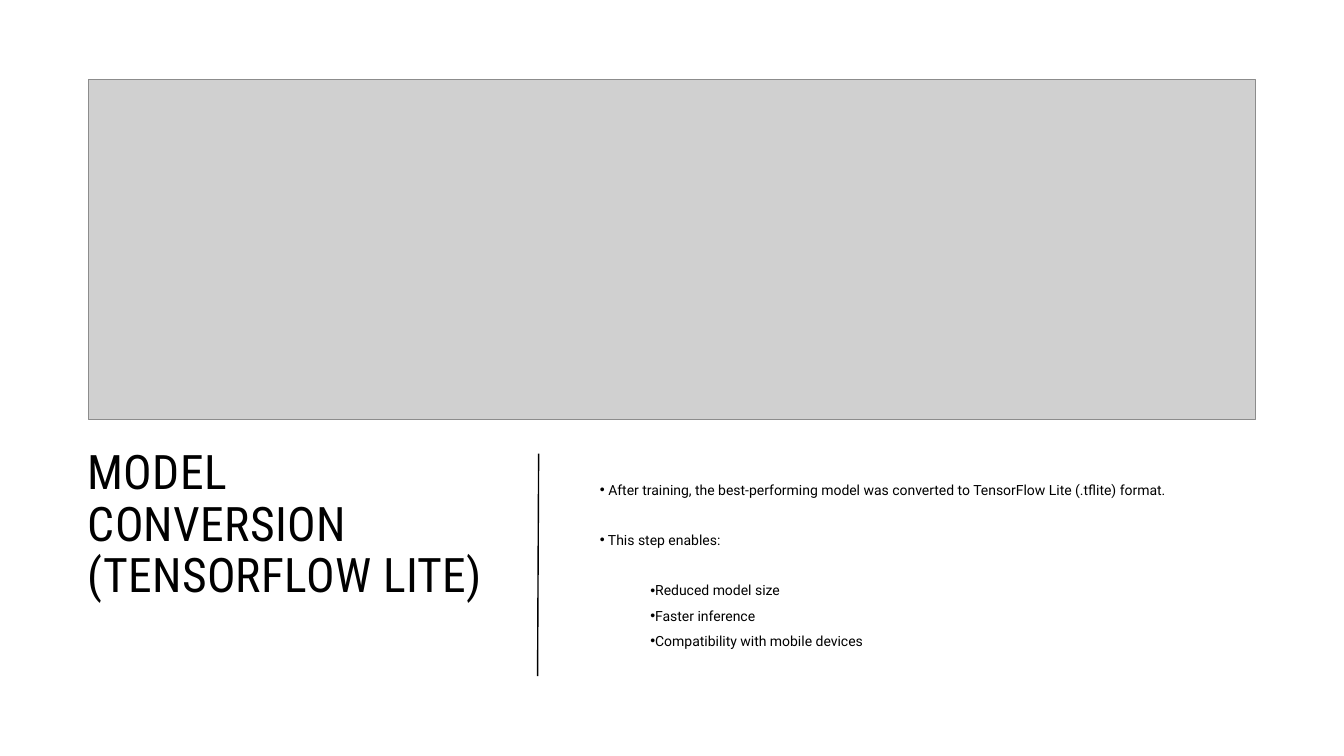
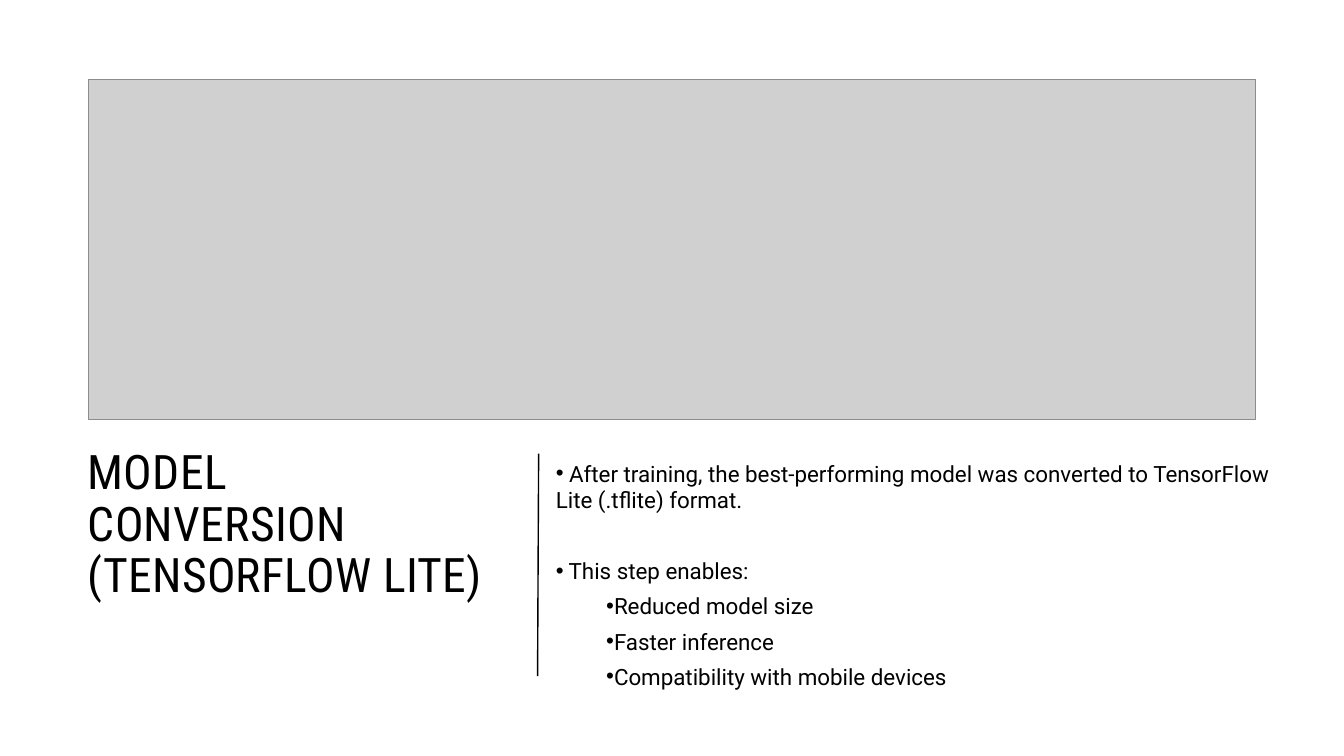
Before and after one commit to HadiNazari1/my-presentation-files-, a slide deck: slide 10 of Mobile Deep Learning Inference Framework for Android-Based Short-Circuit 1.pptx (slide 8 before the commit). Drawn at 1344x756 pixels with LibreOffice and Linux fonts; fonts in the diff are those of the drawing; grey boxes stand for pictures. Boxes give left, top, right and bottom in pixels: in the first picture for what was removed or moved away, otherwise in the second. Text is boxed around its words. In the diff, an @@ line names an element or a change of style, - is before the commit and + after.

```diff
--- a/Mobile Deep Learning Inference Framework for Android-Based Short-Circuit 1.pptx
+++ b/Mobile Deep Learning Inference Framework for Android-Based Short-Circuit 1.pptx
@@ text "After training, the best-performing model ..." moved from (x1=608, y1=484, x2=1166, y2=649) to (x1=556, y1=465, x2=1269, y2=690) @@
@@ text "After training, the best-performing model ..." at (x1=556, y1=465, x2=1269, y2=690): size 10 to 16 pt @@
```
Also in this commit, not shown: 7 other slides changed, 5 slides added, 1 other file.
